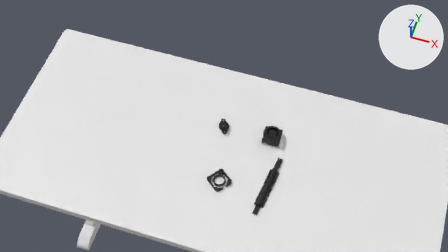
One commit to the Blender file BlenderScene/BLENDER_V1.blend: the scene before it, then after it.
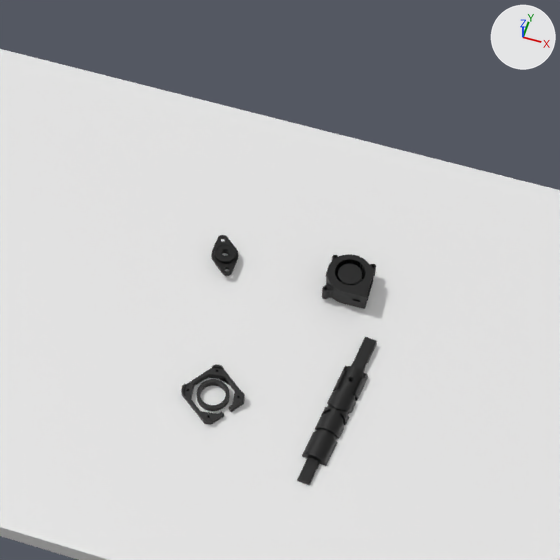
Each version appears first from the file's camera 'Camera', and next in a close-up on the part from 31% to 79% of the width and 11% to 97% of the height. Arrows for +X, +Y and +Z are at upper right; the lights stay in place.

Names of what the first close-up shows: '4020EXT_G', '8mm_FIXbearing_G', 'Backplate_G', 'barrelSpinner actualizado_VRN_G', 'painted_wooden_table'.
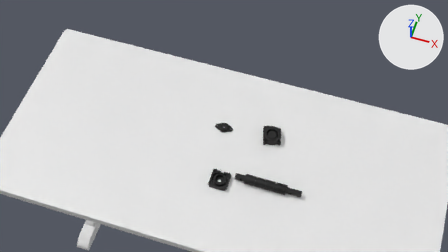
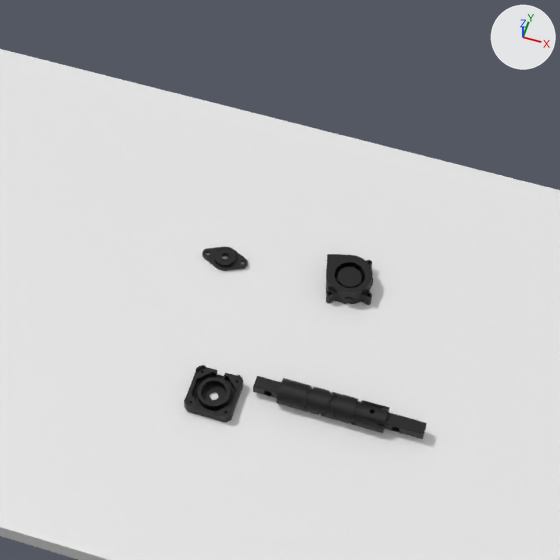
Location of each change, (x1, y1, x2, y2) in pixels of the close-ups (560 x 560 px):
'barrelSpinner actualizado_VRN_G', moved, turned
    before: (297, 337, 377, 486)
    after: (253, 376, 427, 439)
'Backplate_G', moved, turned
    before: (181, 364, 245, 425)
    after: (184, 365, 243, 422)
'4020EXT_G', moved, turned
    before: (322, 254, 376, 309)
    after: (326, 254, 373, 305)
'8mm_FIXbearing_G', moved, turned
    before: (211, 235, 238, 276)
    after: (202, 247, 248, 271)

Diff of the bpy script that builds the scene:
```diff
--- a/BlenderScene/BLENDER_V1.blend.py
+++ b/BlenderScene/BLENDER_V1.blend.py
@@ ob_4020ext_g @@
 ob_4020ext_g = bpy.data.objects.new('4020EXT_G', me_4020ext_g)
-ob_4020ext_g.location = (0.67, 0.546, 2.885)
-ob_4020ext_g.rotation_euler = (0.0, 0.0, 1090.0)  # degrees (0, 0, 172)
+ob_4020ext_g.location = (0.67, 0.546, 2.85)
+ob_4020ext_g.rotation_euler = (0.0, 0.0, 1106.0)  # degrees (0, 0, 9)
 ob_4020ext_g.scale = (0.00706, 0.00706, 0.00706)
@@ ob_8mm_fixbearing_g @@
 ob_8mm_fixbearing_g = bpy.data.objects.new('8mm_FIXbearing_G', me_8mm_fixbearing_g)
-ob_8mm_fixbearing_g.location = (-0.14, 0.498, 2.919)
-ob_8mm_fixbearing_g.rotation_euler = (1.462, 1.518, 1009.0)  # degrees (84, 87, 211)
+ob_8mm_fixbearing_g.location = (-0.14, 0.498, 2.88)
+ob_8mm_fixbearing_g.rotation_euler = (0.0, 1.571, 0.0)  # degrees (0, 90, 0)
 ob_8mm_fixbearing_g.scale = (0.0063, 0.0063, 0.0063)
@@ ob_barrelspinner_actualizado_vrn_g @@
 ob_barrelspinner_actualizado_vrn_g = bpy.data.objects.new('barrelSpinner actualizado_VRN_G', me_barrelspinner_actualizado_vrn_g)
-ob_barrelspinner_actualizado_vrn_g.location = (0.849, -0.351, 2.858)
-ob_barrelspinner_actualizado_vrn_g.rotation_euler = (-0.631, 1.543, 1119.0)  # degrees (-36, 88, 34)
+ob_barrelspinner_actualizado_vrn_g.location = (0.849, -0.351, 2.93)
+ob_barrelspinner_actualizado_vrn_g.rotation_euler = (0.0, 1.571, 0.0)  # degrees (0, 90, 0)
 ob_barrelspinner_actualizado_vrn_g.scale = (0.00532, 0.00532, 0.00532)
@@ ob_backplate_g @@
 ob_backplate_g = bpy.data.objects.new('Backplate_G', me_backplate_g_001)
-ob_backplate_g.location = (0.1, -0.477, 2.859)
-ob_backplate_g.rotation_euler = (-1.591, 0.0548, 1091.0)  # degrees (-91, 3.1, 230)
+ob_backplate_g.location = (0.1, -0.477, 2.88)
+ob_backplate_g.rotation_euler = (-1.571, 0.0, 0.0)  # degrees (-90, 0, 0)
 ob_backplate_g.scale = (7.15, 7.15, 7.15)
```
